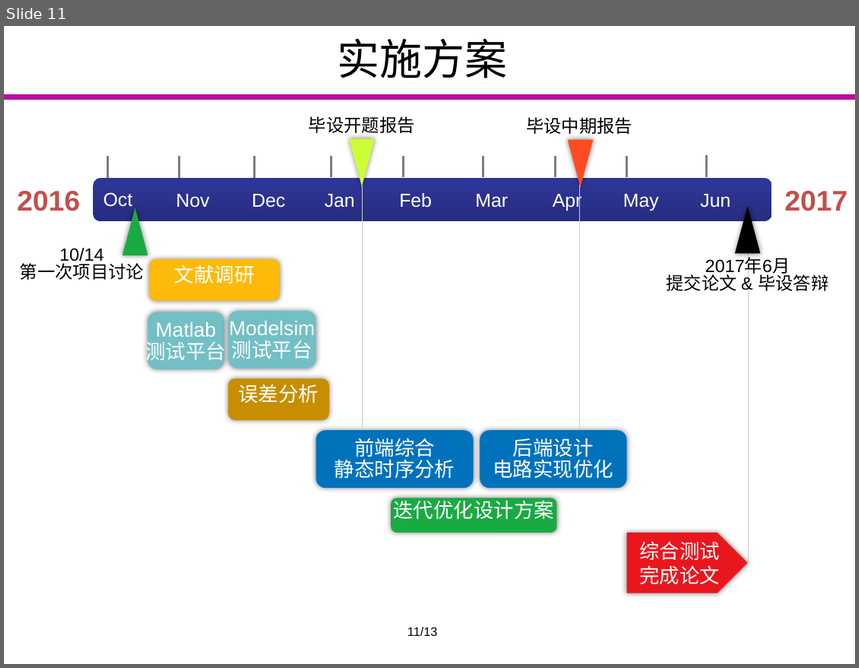
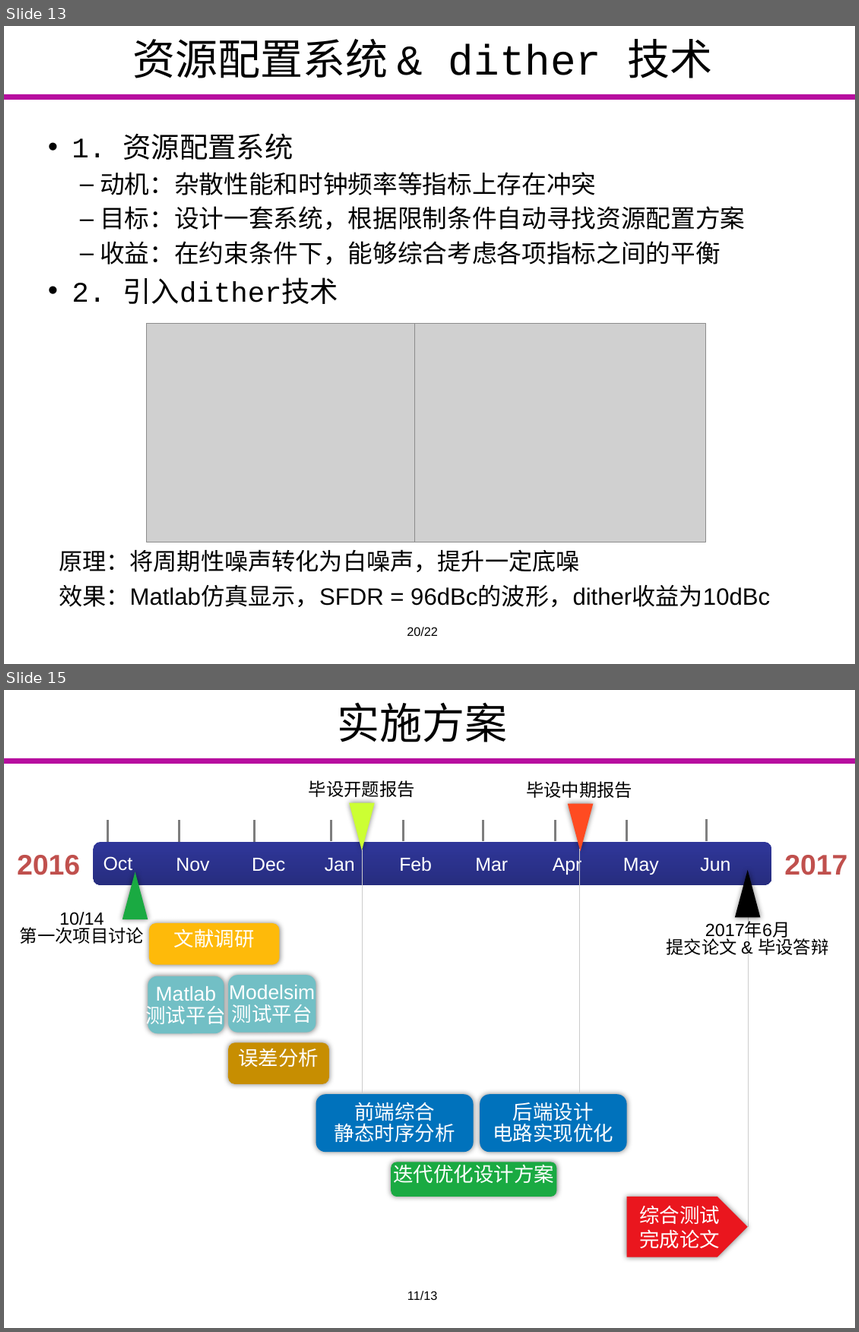
Before and after one commit to Markov2016/kaiti, a slide deck: ppt/yyx_v1.1.pptx. Shown one above the other, each under a label of ours: slide 11 before the commit, slides 13 and 15 after it; the slides between them are not shown. The pictures are 859x668 and 859x1332 pixels, drawn with LibreOffice and Linux fonts; fonts in the diff are those of the drawing; grey boxes stand for pictures; background and template pictures are left out. Boxes give left, top, right and bottom in pixels: in the first picture for what was removed or moved away, otherwise in the second. Text is boxed around its words. In the diff, an @@ line names an element or a change of style, - is before the commit and + after.

```diff
--- a/ppt/yyx_v1.1.pptx
+++ b/ppt/yyx_v1.1.pptx
@@ slide 13 added at [4, 26, 855, 664], background #FFFFFF; not listed: 1 template element that a slide beside it also shows @@
@@ title added at [132, 39, 712, 78], 36 pt, text #000000 @@
+资源配置系统 & dither 技术
@@ text added at [72, 133, 745, 304], 21 pt, text #000000 @@
+• 1. 资源配置系统
+  – 动机：杂散性能和时钟频率等指标上存在冲突
+  – 目标：设计一套系统，根据限制条件自动寻找资源配置方案
+  – 收益：在约束条件下，能够综合考虑各项指标之间的平衡
+• 2. 引入dither技术
@@ picture added at [146, 324, 437, 543] @@
@@ picture added at [415, 324, 706, 543] @@
@@ text added at [59, 550, 770, 607], 20 pt, text #000000 @@
+  原理：将周期性噪声转化为白噪声，提升一定底噪
+  效果：Matlab仿真显示，SFDR = 96dBc的波形，dither收益为10dBc
@@ text added at [407, 627, 438, 636], 10.5 pt, text #000000 @@
+20/22
@@ what was slide 11 is now slide 15 @@
```
Also in this commit, not shown: 4 slides changed, 4 other slides added.
